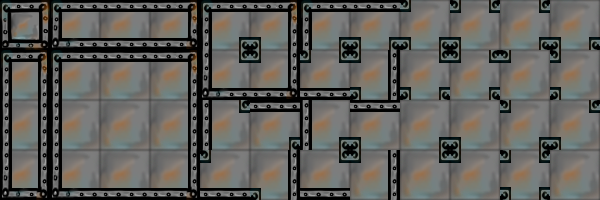
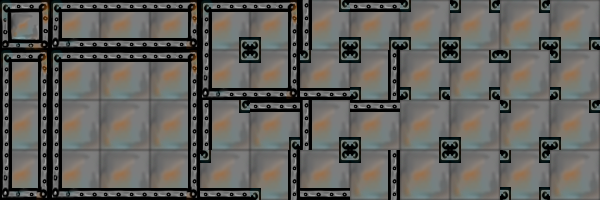
Two versions of the same layered image (600px x 200px). Layer-by-layer changes:
hid "Layer 1", moved it above "Layer 3" over [301, 0, 350, 24]
added layer "Layer 9 copy 50" in group "elboTL" over [339, 0, 350, 12]
removed layer "Layer 5 copy 4" from group "topleftcorn" over [301, 0, 325, 24]
removed layer "Layer 4 copy 5" from group "horiz" over [301, 0, 350, 12]
